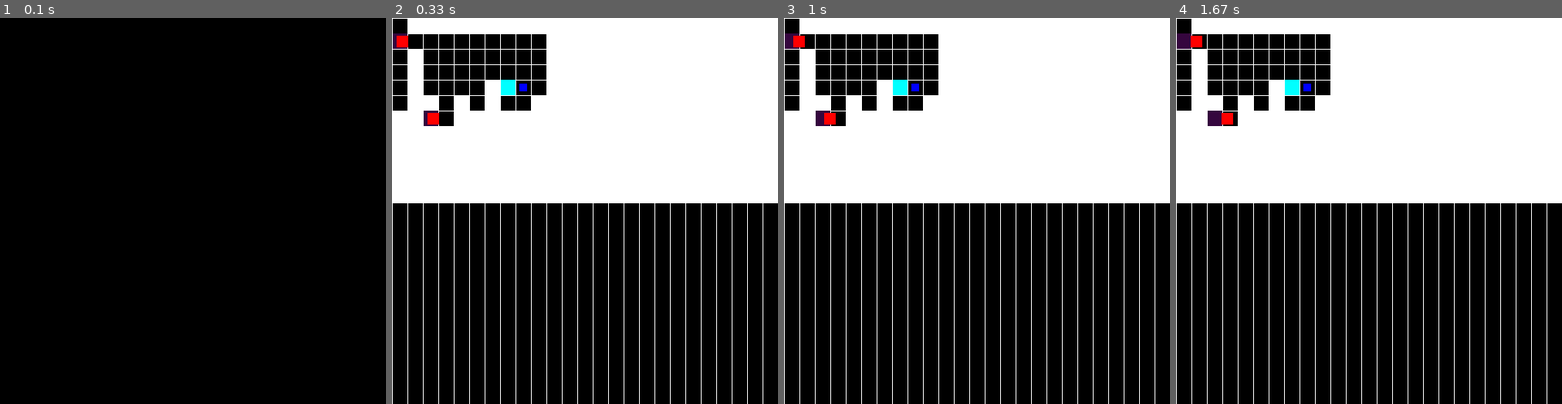
Above: before the commit, frames 1-4 (left to right).
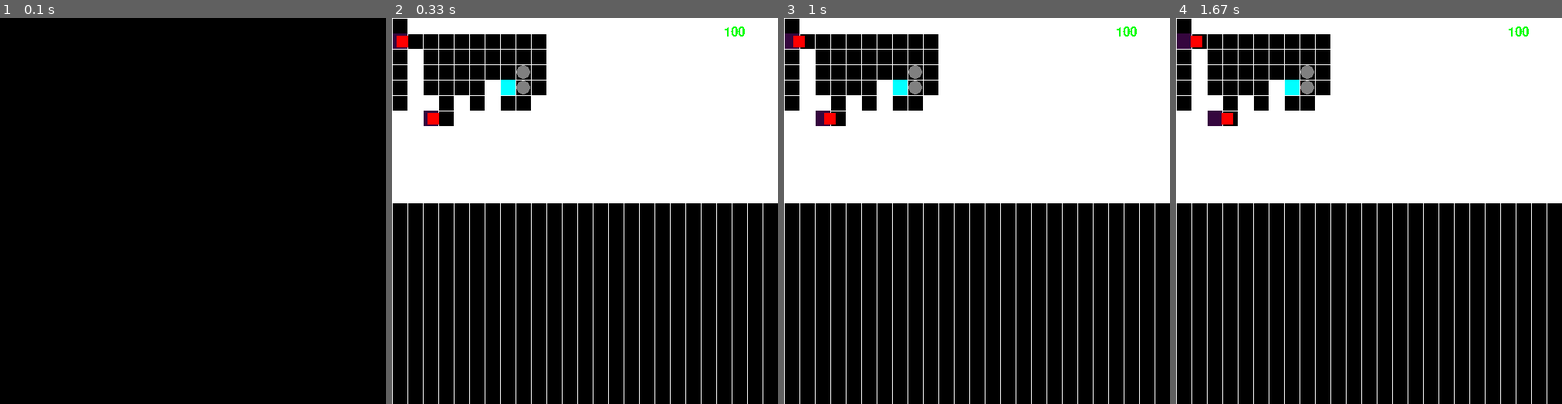
Above: after the commit, the same moments.

Repository: slalomsquid/Tower-Defence
Game: pygame game, started from main.py
Same seed, same stepped clock (60 frames per second), same inputs: the game is played once before the commit and once after it.
Inputs:
- Up to frame 1 (0.1 s): no input
- Up to frame 2 (0.33 s): no input
- Up to frame 3 (1 s): no input
- Up to frame 4 (1.67 s): no input

Frame 1 is identical in both runs. In frame 2, 0.3% of the frame differs, in the area x 32-92%, y 2-20%; in frame 3, 0.3%; in frame 4, 0.3%.

Commit message:
added block (wall)

Diff:
--- a/classes.py
+++ b/classes.py
@@ -11,6 +11,7 @@
         self.width = size
         self.height = size
         self.speed = speed
+        self.block = [1,5,6,7,8]
 
     # def handle_movement(self, dt, array, player):
     #     path : list[tuple] = pygameUtils.find_path(array, (self.y,self.x), (player.y,player.x))
@@ -30,7 +31,7 @@
     #         self.rect.x, self.rect.y = (0,0)
 
     def handle_movement(self, dt, array, target):
-        path : list[tuple] = pygameUtils.find_path(array, (self.y, self.x), (target.y, target.x))
+        path : list[tuple] = pygameUtils.find_path(array, (self.y, self.x), (target.y, target.x), self.block)
         # Cancel if there is not enough points (0 is always the start pos)
         if len(path) < 2:
             return
@@ -58,7 +59,9 @@
         # self.rect.centerx = diff[0]
         # self.rect.centery = diff[1]
 
-        new_offset = new_rect_pos - np.array(current_grid_pos)
+        # new_offset = new_rect_pos - np.array(current_grid_pos)
+        # use the func, its more readable
+        new_offset = pygameUtils.get_difference(current_grid_pos, new_rect_pos)
         self.rect.centerx, self.rect.centery = new_offset[0], new_offset[1]
 
         # recalc
@@ -88,7 +91,7 @@
         self.speed = 10
 
     def handle_movement(self, dt, array, player):
-        next_pos = pygameUtils.find_path(array, (self.y,self.x), (player.y,player.x))
+        next_pos = pygameUtils.find_path(array, (self.y,self.x), (player.y,player.x), [1,4])
         self.rect.centerx, self.rect.centery = pygameUtils.move_towards((self.rect.centerx, self.rect.centery), np.array([player.x, player.y])*constants.GRID_SIZE, self.speed*dt)
         if (self.x*constants.GRID_SIZE+self.rect.centerx,self.y*constants.GRID_SIZE+self.rect.centery) == next_pos:
             print("yya")
--- a/main.py
+++ b/main.py
@@ -7,7 +7,8 @@
 SCREEN = pygame.display.set_mode((constants.WIDTH, constants.HEIGHT))
 pygame.display.set_caption("Tower defence")
 
-def draw(array : list[list], enemies : list[Enemy], player : Player, points : list[tuple]):
+# def draw(array : list[list], enemies : list[Enemy], player : Player, points : list[tuple], money):
+def draw(array : list[list], enemies : list[Enemy], points : list[tuple], money):
     SCREEN.fill(constants.BLACK)
 
     for row_idx, row in enumerate(array):
@@ -23,6 +24,8 @@
                     pygame.draw.rect(SCREEN, constants.DARK_PURPLE, pygame.Rect(col_idx*constants.GRID_SIZE, row_idx*constants.GRID_SIZE, constants.GRID_SIZE, constants.GRID_SIZE))
                 case 3:
                     pygame.draw.rect(SCREEN, constants.CYAN, pygame.Rect(col_idx*constants.GRID_SIZE, row_idx*constants.GRID_SIZE, constants.GRID_SIZE, constants.GRID_SIZE))
+                case 4:
+                    pygame.draw.circle(SCREEN, constants.GREY, pygameUtils.get_centre_pos_from_idx((col_idx, row_idx), constants.GRID_SIZE), constants.GRID_SIZE//2-1)
 
     for enemy in enemies:
         # enemy_rect = pygame.Rect(0,0, enemy.width, enemy.height)
@@ -31,13 +34,17 @@
         # enemy_rect = pygame.Rect(enemy.x*constants.GRID_SIZE+enemy.rect.x,enemy.y*constants.GRID_SIZE+enemy.rect.y,enemy.rect.w,enemy.rect.h)
         pygame.draw.rect(SCREEN, constants.RED, enemy_rect)
 
+
+    # left here so i dont forget how to make them
     # player_rect = pygame.Rect(player.x*constants.GRID_SIZE+player.rect.x,player.y*constants.GRID_SIZE+player.rect.y,player.rect.w,player.rect.h)
-    player_rect = player.rect.copy()
-    player_rect.centerx, player_rect.centery = pygameUtils.get_centre_pos_from_idx((player.x, player.y), constants.GRID_SIZE)
-    pygame.draw.rect(SCREEN, constants.BLUE, player_rect)
+    # player_rect = player.rect.copy()
+    # player_rect.centerx, player_rect.centery = pygameUtils.get_centre_pos_from_idx((player.x, player.y), constants.GRID_SIZE)
+    # pygame.draw.rect(SCREEN, constants.BLUE, player_rect)
 
     for point in points:
         pygame.draw.circle(SCREEN, constants.GREEN, point, 2)
+
+    pygameUtils.render_text(str(money), (constants.WIDTH-70, 10), constants.GREEN, SCREEN, 25)
 
     pygame.display.update()
 
@@ -47,8 +54,8 @@
         [0,1,1,1,1,1,1,1,1,1,1,1,1,1,1,1,1,1,1,1,1,1,1,1,1],
         [2,0,0,0,0,0,0,0,0,0,1,1,1,1,1,1,1,1,1,1,1,1,1,1,1],
         [0,1,0,0,0,0,0,0,0,0,1,1,1,1,1,1,1,1,1,1,1,1,1,1,1],
-        [0,1,0,0,0,0,0,0,0,0,1,1,1,1,1,1,1,1,1,1,1,1,1,1,1],
-        [0,1,0,0,0,0,1,3,0,0,1,1,1,1,1,1,1,1,1,1,1,1,1,1,1],
+        [0,1,0,0,0,0,0,0,4,0,1,1,1,1,1,1,1,1,1,1,1,1,1,1,1],
+        [0,1,0,0,0,0,1,3,4,0,1,1,1,1,1,1,1,1,1,1,1,1,1,1,1],
         [0,1,1,0,1,0,1,0,0,1,1,1,1,1,1,1,1,1,1,1,1,1,1,1,1],
         [1,1,2,0,1,1,1,1,1,1,1,1,1,1,1,1,1,1,1,1,1,1,1,1,1],
         [1,1,1,1,1,1,1,1,1,1,1,1,1,1,1,1,1,1,1,1,1,1,1,1,1],
@@ -74,9 +81,11 @@
     # enemies : list[Enemy] = [Enemy(15, (2, 3), 10)]
     enemies : list[Enemy] = []
 
-    player = Player(10, (8, 4))
+    # player = Player(10, (8, 4))
 
     points : list[tuple] = []
+
+    money : int = 100
 
     timer : float = 0.0
 
@@ -127,7 +136,7 @@
                 # print(ans)
                 points += ans
 
-        draw(map_array, enemies, player, points)
+        draw(map_array, enemies, points, money)
 
 if __name__ == "__main__":
     main()
--- a/pygameUtils.py
+++ b/pygameUtils.py
@@ -5,14 +5,15 @@
 
 font = pygame.font.SysFont("Arial", 40)
 
-def render_text(text, pos, color, canv, size=1, center=False, transparent=False):
+def render_text(text : str, pos, color, canv, size=100, center=False, transparent=False):
     font_obj = pygame.font.SysFont(None, size)
     if transparent:
-        text_surface = pygame.Surface((100, 100), pygame.SRCALPHA)
+        text_surface = pygame.Surface((500, 50), pygame.SRCALPHA)
         text_surface = text_surface.convert_alpha()
     else:
-        text_surface = font_obj.render(str(text), False, color)
+        text_surface = font_obj.render(text, False, color)
     text_rect = text_surface.get_rect()
+    text_rect.x, text_rect.y = (pos[0], pos[1])
     if center:
         text_rect.center = (pos[0], pos[1])
     canv.blit(text_surface, text_rect)
@@ -249,7 +250,7 @@
     ]
     return points
 
-def find_path(grid, start, end):
+def find_path(grid:list[list], start:tuple, end:tuple, block:list[int]):
     """
     Finds the shortest path between start and end coordinates.
     start/end: tuples of (row, col)
@@ -263,7 +264,7 @@
             return path
 
     queue = deque([start])
-    parent_map = {start: None} # Tracks path lineage
+    parent_map : dict = {start: None} # Tracks path lineage
     directions = [(0, 1), (0, -1), (1, 0), (-1, 0)]
 
     while queue:
@@ -283,10 +284,9 @@
             # if 0 <= nr < rows and 0 <= nc < cols and \
             #     grid[nr][nc] == 0 and (nr, nc) not in parent_map:
 
-            if 0 <= nr < rows and 0 <= nc < cols and grid[nr][nc] != 1 and (nr, nc) not in parent_map:
-
-                    parent_map[(nr, nc)] = curr
-                    queue.append((nr, nc))
+            if 0 <= nr < rows and 0 <= nc < cols and grid[nr][nc] not in block and (nr, nc) not in parent_map:
+                parent_map[(nr, nc)] = curr
+                queue.append((nr, nc))
 
     path : list = []
     return path
@@ -331,5 +331,5 @@
         [0,1,1,1,1,0,0,0,0,1,1]
     ]
 
-    path = find_path(grid, (2,2), (5,5))
+    path : list[tuple] = find_path(grid, (2,2), (5,5), [1])
     print(f"Path coordinates: {path}")
